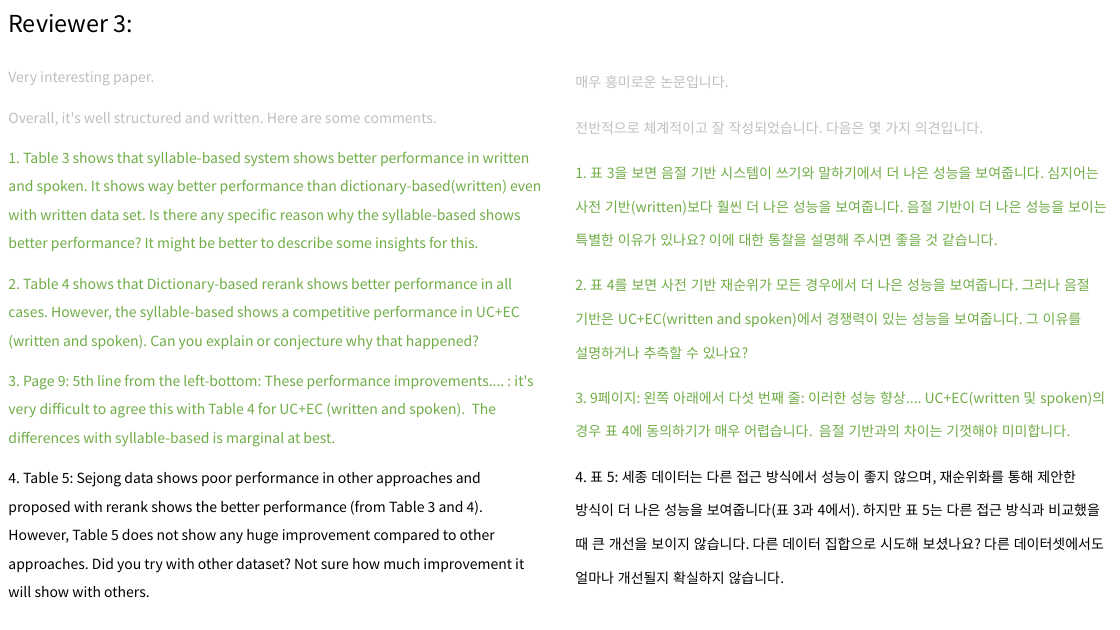
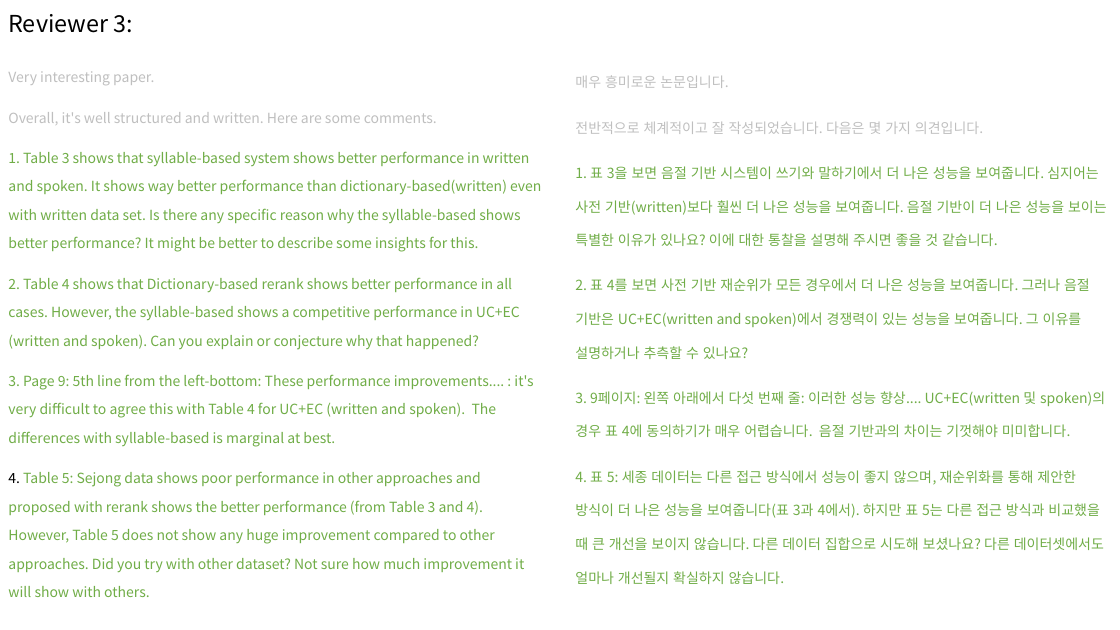
Before and after one commit to chrisjihee/ETRIJ-24.02, a slide deck: slide 4 of contents/review.pptx. Drawn at 1120x630 pixels with LibreOffice and Linux fonts; fonts in the diff are those of the drawing. Boxes give left, top, right and bottom in pixels: in the first picture for what was removed or moved away, otherwise in the second. Text is boxed around its words. In the diff, an @@ line names an element or a change of style, - is before the commit and + after.

```diff
--- a/contents/review.pptx
+++ b/contents/review.pptx
@@ text at (8, 471, 524, 597): text colour #000000 to #70AD47 in "Table 5: Sejong data shows poor performance ..." @@
@@ text at (575, 470, 1104, 584): text colour #000000 to #70AD47 in "4. 표 5: 세종 데이터는 다른 접근 ..." @@
```
Also in this commit, not shown: 1 other file.
